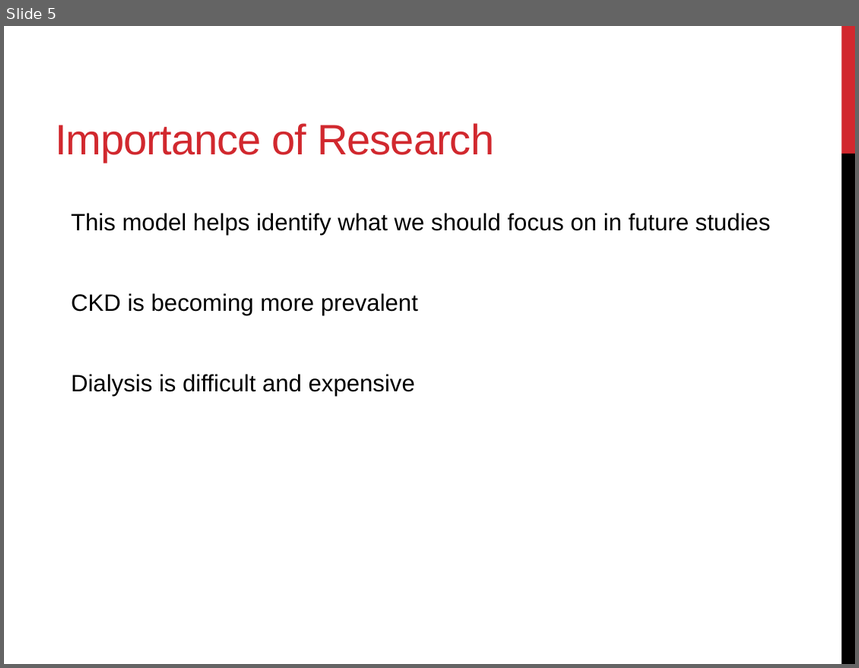
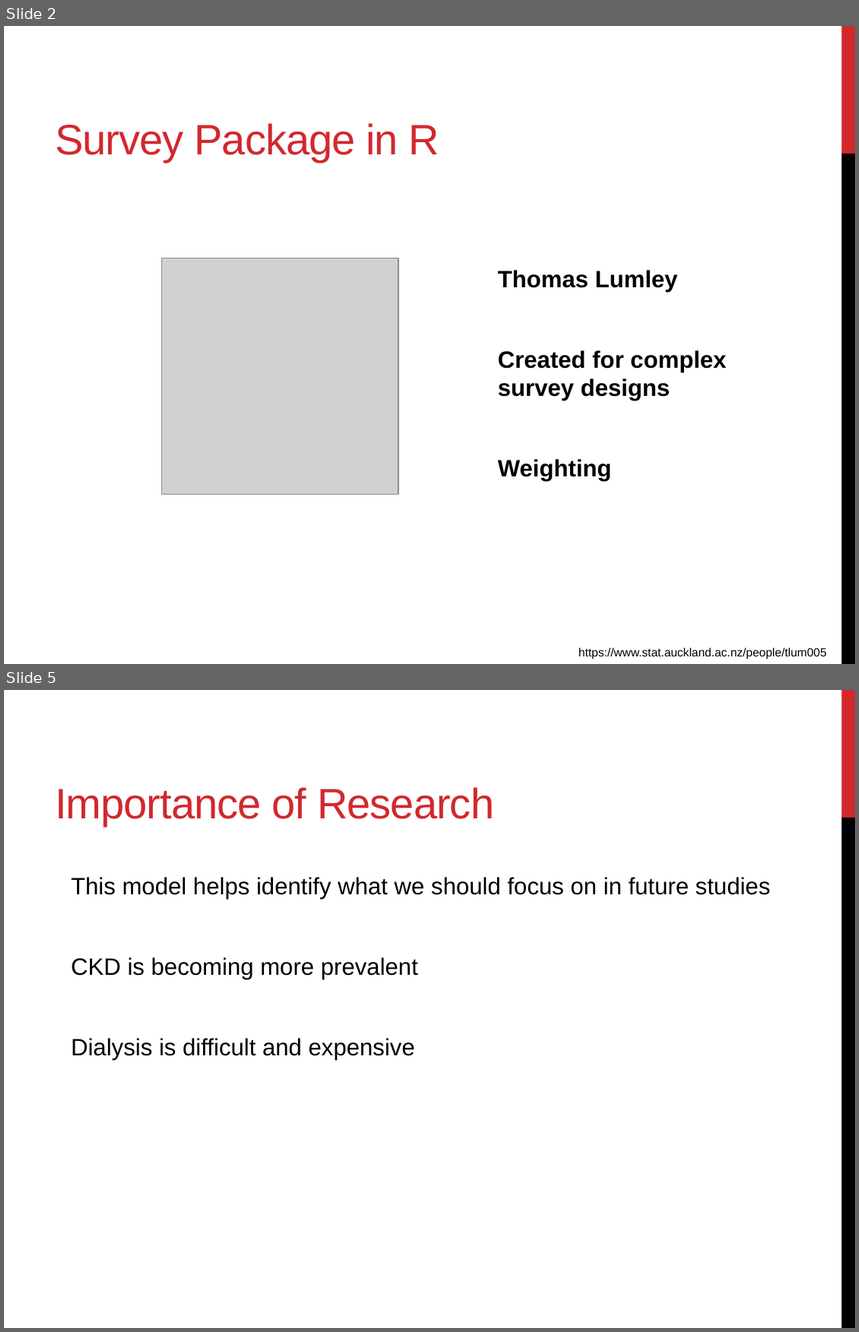
Before and after one commit to hertlen/bdsi16ehr, a slide deck: CKD.pptx. Shown one above the other, each under a label of ours: slide 5 before the commit, slides 2 and 5 after it; the slides between them are not shown. The pictures are 859x668 and 859x1332 pixels, drawn with LibreOffice and Linux fonts; fonts in the diff are those of the drawing; grey boxes stand for pictures. Boxes give left, top, right and bottom in pixels: in the first picture for what was removed or moved away, otherwise in the second. Text is boxed around its words. In the diff, an @@ line names an element or a change of style, - is before the commit and + after.

```diff
--- a/CKD.pptx
+++ b/CKD.pptx
@@ slide 2 added at (4,26,855,664), background #FFFFFF; not listed: 2 template elements that a slide beside it also shows @@
@@ title added at (55,123,439,162), 36 pt, text #D1282E @@
+Survey Package in R
@@ picture added at (162,259,399,495) @@
@@ text added at (498,270,726,481), 20 pt, text #000000, bold @@
+Thomas Lumley
+Created for complex survey designs
+Weighting
@@ text added at (579,648,827,659), 10 pt, text #000000 @@
+https://www.stat.auckland.ac.nz/people/tlum005
```
Also in this commit, not shown: 1 slide changed, 1 other slide added, 2 slides removed.
